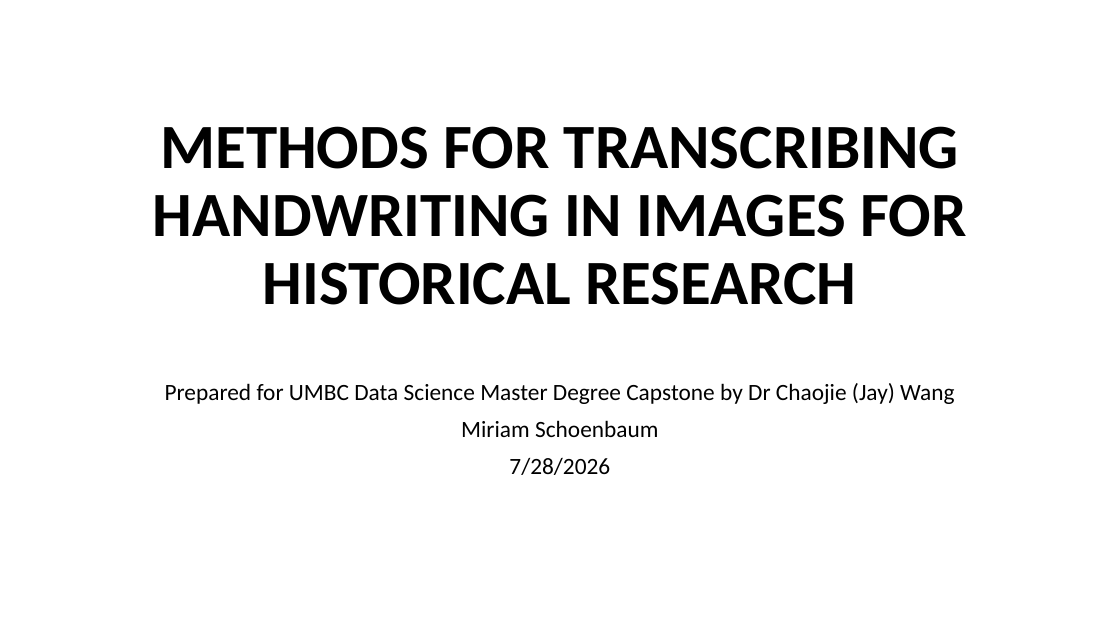
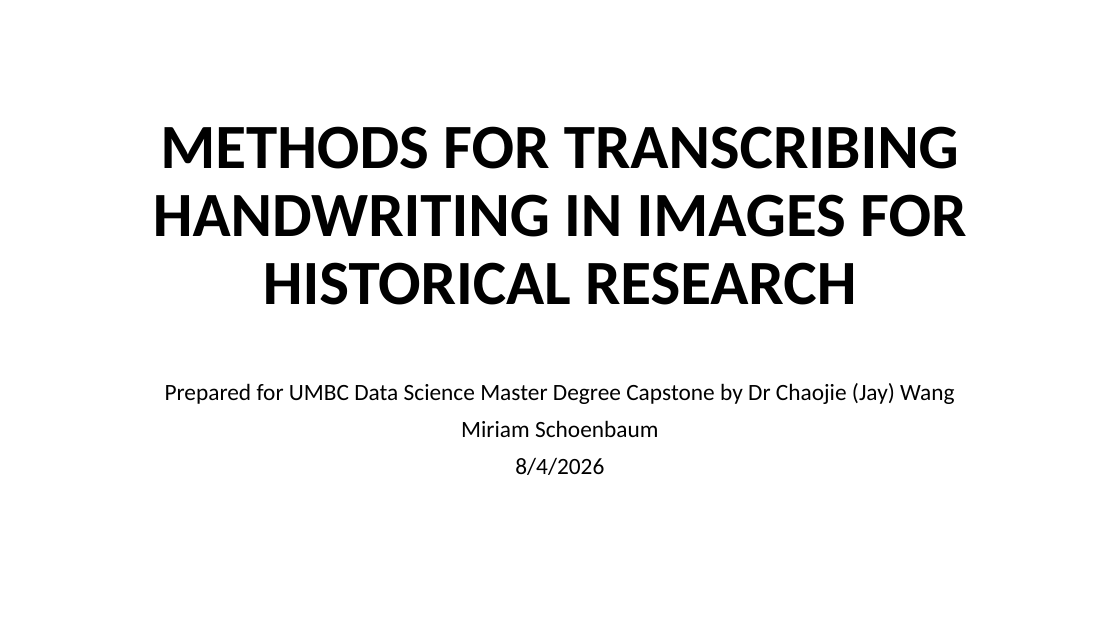
Before and after one commit to MSchoenbaum/UMBC-DATA606-Capstone, a slide deck: slide 1 of docs/Capstone presentation.pptx. Drawn at 1120x630 pixels with LibreOffice and Linux fonts; fonts in the diff are those of the drawing. Boxes give left, top, right and bottom in pixels: in the first picture for what was removed or moved away, otherwise in the second. Text is boxed around its words. In the diff, an @@ line names an element or a change of style, - is before the commit and + after.

```diff
--- a/docs/Capstone presentation.pptx
+++ b/docs/Capstone presentation.pptx
@@ subtitle at (515, 457, 604, 475): text changed @@
-7/28/2026
+8/4/2026
```
